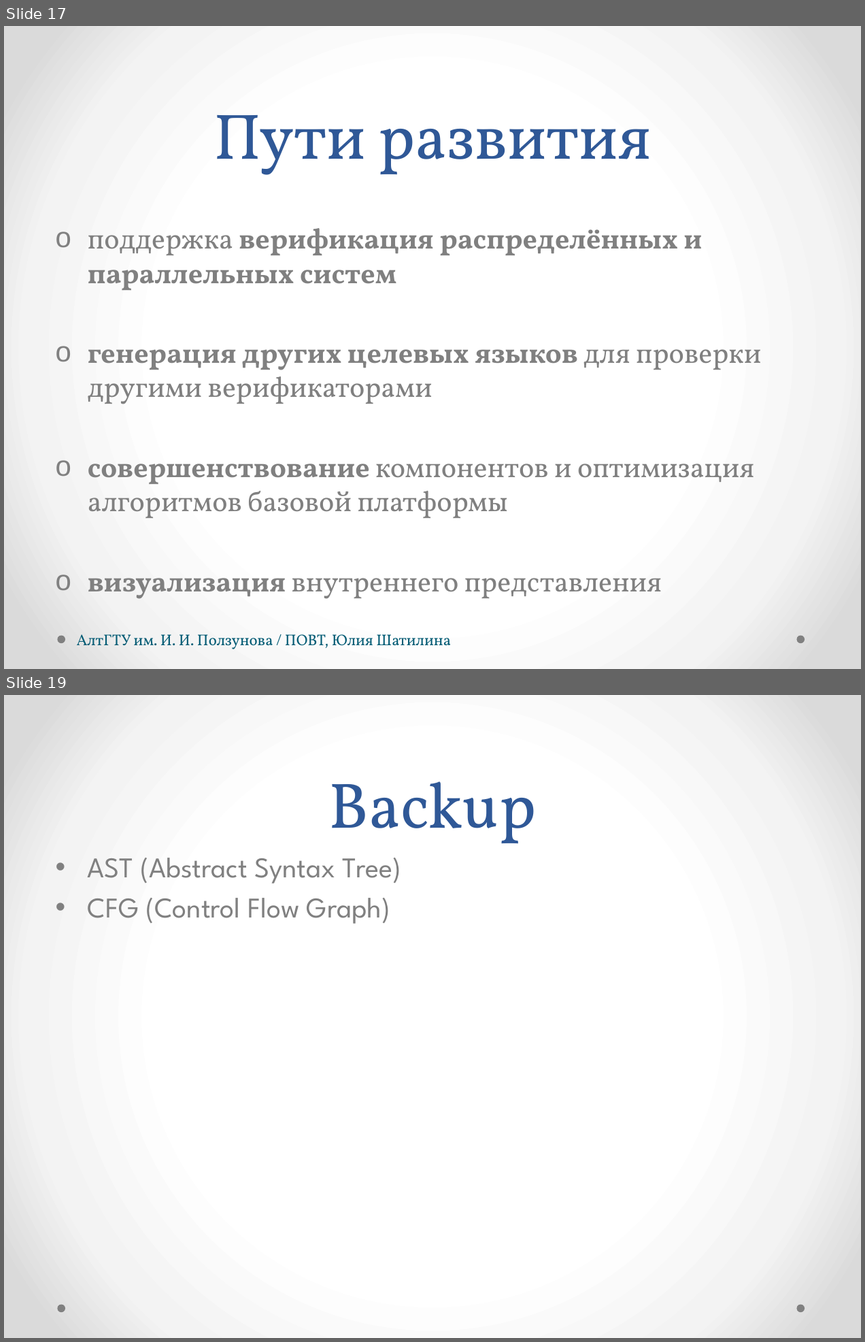
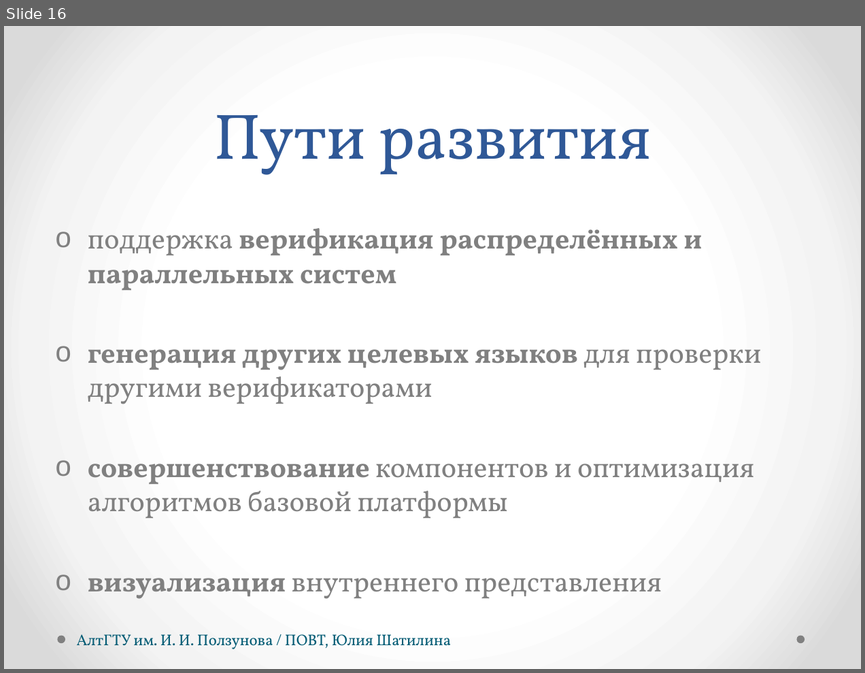
Before and after one commit to hisohito/proto-doc, a slide deck: shatilina.pptx. Shown one above the other, each under a label of ours: slides 17 and 19 before the commit, slide 16 after it; the slides between them are not shown. The pictures are 865x1342 and 865x673 pixels, drawn with LibreOffice and Linux fonts; fonts in the diff are those of the drawing. Boxes give left, top, right and bottom in pixels: in the first picture for what was removed or moved away, otherwise in the second. Text is boxed around its words. In the diff, an @@ line names an element or a change of style, - is before the commit and + after.

```diff
--- a/shatilina.pptx
+++ b/shatilina.pptx
@@ slide 19 removed at box(4, 695, 861, 1338), background gradient #FFFFFF to #F4F4F4 to #DADADA; not listed: 2 template elements that a slide beside it also shows @@
@@ title removed at box(329, 781, 536, 843) @@
-Backup
@@ text removed at box(88, 858, 401, 923) @@
-• AST (Abstract Syntax Tree)
-• CFG (Control Flow Graph)
@@ what was slide 17 is now slide 16 @@
```
Also in this commit, not shown: 10 slides changed, 3 slides added, 1 other slide removed.
